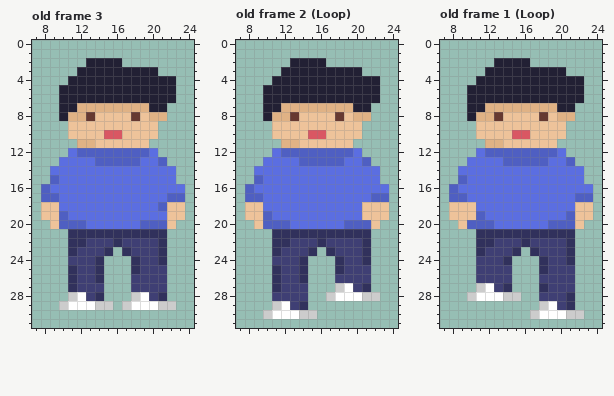
Pixel-art file, stored at img/main_character_sprite.aseprite. That is the earlier state.
32x32 pixels, 3 frames. Shown: old frame 3: x 7..24, y 0..31; old frame 2 (Loop): x 7..24, y 0..31; old frame 1 (Loop): x 7..24, y 0..31.
Now the later version:
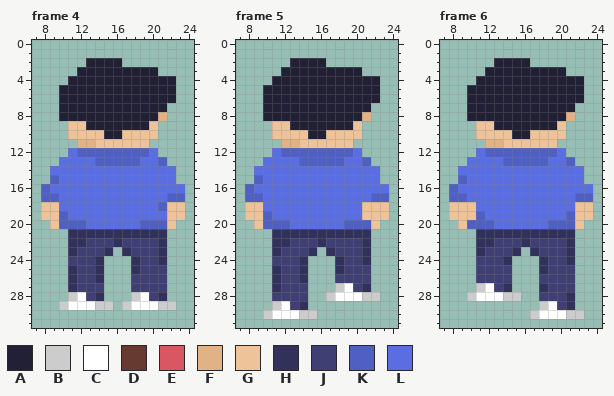
Palette (. is transparent): A #222034  B #cccccc  C #ffffff  D #663931  E #d95763  F #e0b285  G #eec39a  H #31315c  J #3f3f74  K #4f5fc2  L #5b6ee1
A new or re-ordered frame is compared with the old frame closest to it.
From old to new:
{"change": "frames 3 -> 6"}
{"where": "frame 4 is new; against old frame 3"}
{"frame":4,"y":7,"x":12,"old":"FFFFFFFF","new":"AAAAAAAA"}
{"frame":4,"y":8,"x":11,"old":"FFDGGGGDGF","new":"AAAAAAAAAA"}
{"frame":4,"y":9,"x":13,"old":"GGGGGGG","new":"AAAAAAA"}
{"frame":4,"y":10,"x":15,"old":"EE","new":"AA"}
{"where": "frame 5 is new; against old frame 2 (Loop)"}
{"frame":5,"y":7,"x":12,"old":"FFFFFFFF","new":"AAAAAAAA"}
{"frame":5,"y":8,"x":11,"old":"FFDGGGGDGF","new":"AAAAAAAAAA"}
{"frame":5,"y":9,"x":13,"old":"GGGGGGG","new":"AAAAAAA"}
{"frame":5,"y":10,"x":15,"old":"EE","new":"AA"}
{"where": "frame 6 is new; against old frame 1 (Loop)"}
{"frame":6,"y":7,"x":12,"old":"FFFFFFFF","new":"AAAAAAAA"}
{"frame":6,"y":8,"x":11,"old":"FFDGGGGDGF","new":"AAAAAAAAAA"}
{"frame":6,"y":9,"x":13,"old":"GGGGGGG","new":"AAAAAAA"}
{"frame":6,"y":10,"x":15,"old":"EE","new":"AA"}
{"label":"changed","picture_box":[68,103,158,139]}
{"label":"changed","picture_box":[272,103,362,139]}
{"label":"changed","picture_box":[476,103,566,139]}
